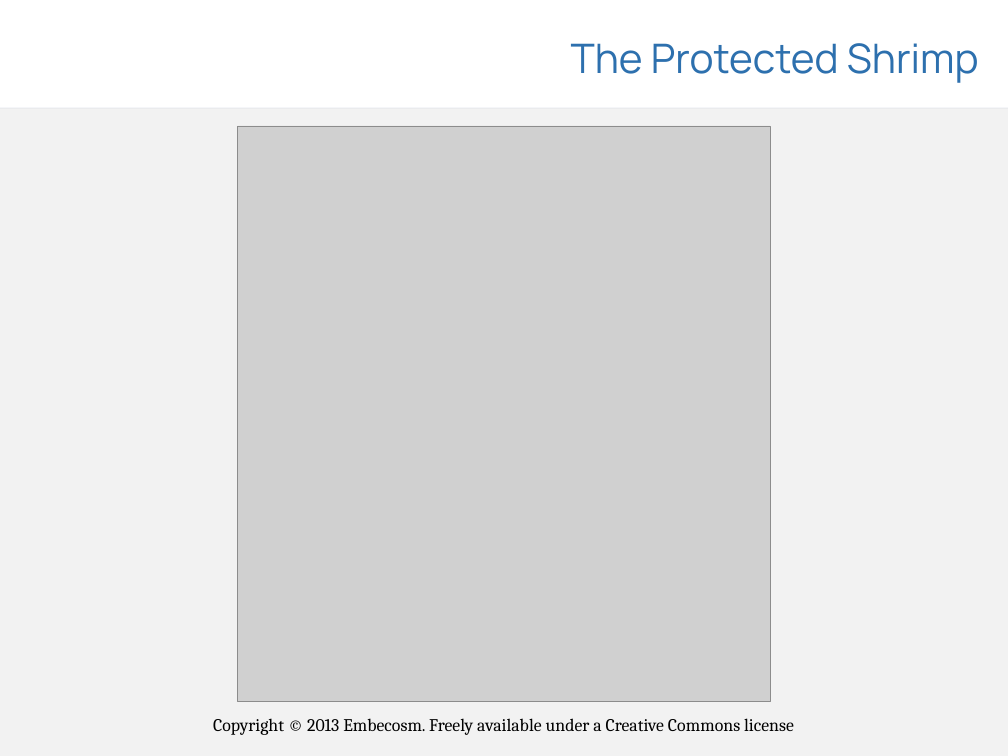
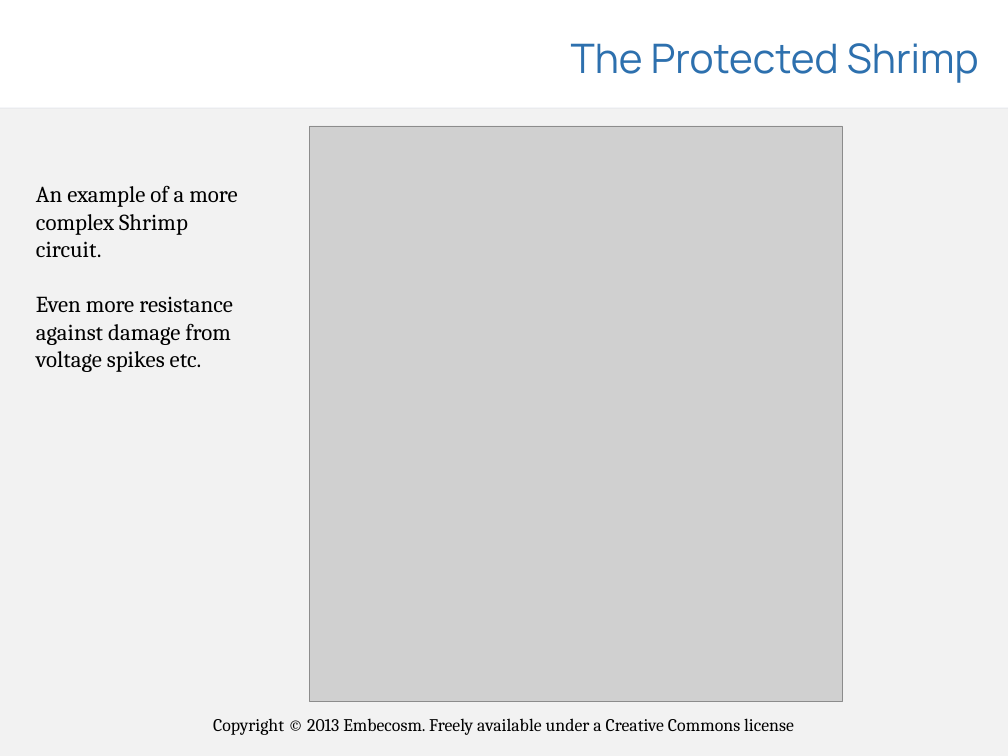
Before and after one commit to embecosm/shrimp-pov, a slide deck: slide 12 of presentations/shrimp-pov.odp. Drawn at 1008x756 pixels with LibreOffice and Linux fonts; fonts in the diff are those of the drawing; grey boxes stand for pictures; background and template pictures are left out. Boxes give left, top, right and bottom in pixels: in the first picture for what was removed or moved away, otherwise in the second. Text is boxed around its words. In the diff, an @@ line names an element or a change of style, - is before the commit and + after.

```diff
--- a/presentations/shrimp-pov.odp
+++ b/presentations/shrimp-pov.odp
@@ picture moved from (x1=238, y1=126, x2=770, y2=702) to (x1=310, y1=126, x2=842, y2=702) @@
@@ text added at (x1=36, y1=185, x2=237, y2=372), 18 pt, text #000000 @@
+An example of a more complex Shrimp circuit.
+Even more resistance against damage from voltage spikes etc.
```
Also in this commit, not shown: 3 other slides changed, 2 other files.
